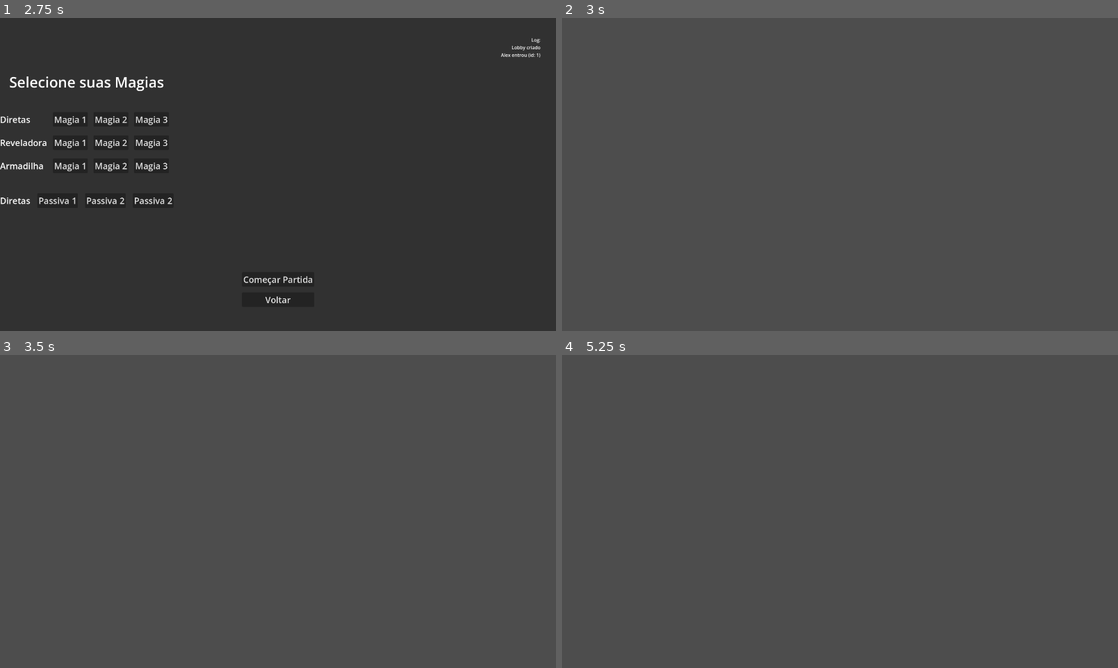
Above: before the commit, frames 1-4 (two rows, left to right).
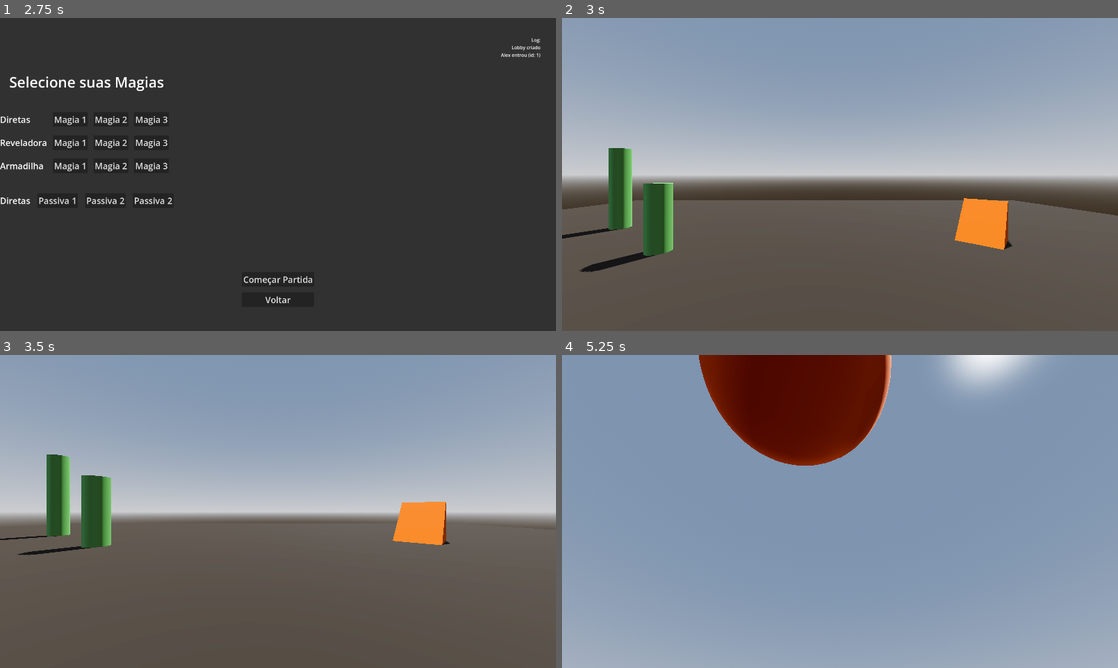
Above: after the commit, the same moments.

Repository: Isaaa43/Saudavel-e-Balanceado
Game: Godot game, scene res://cenas/main_game.tscn
Two runs of this game, one before a commit and one after it. Both use one fixed random seed, a clock stepped at 60 frames per second and the inputs below.
Inputs (mouse positions are in pixels of both pictures, inside the frame that each line leads up to):
- Up to frame 1 (2.75 s): click (278, 224) at 0.52 s; type "Alex" at 0.6 s; click "Jogar" at 1.25 s; click "Host" at 2 s
- Up to frame 2 (3 s): click "Começar Partida" at 2.75 s
- Up to frame 3 (3.5 s): no input
- Up to frame 4 (5.25 s): move the mouse to (962, 495) at 3.52 s; hold D (direita) 3.53-4.28 s; click (962, 495) at 3.6 s; tap Space (pular) at 3.77, 4.52 s; move the mouse to (728, 527) at 4.27 s; hold S (tras) 4.28-5.03 s; click (728, 527) at 4.35 s; move the mouse to (895, 442) at 5.02 s; hold D (direita) from 5.03 s (still down); click (895, 442) at 5.1 s

Frame 1 is identical in both runs. In frame 2, 59% of the frame differs, in the area x 0-100%, y 0-82%; in frame 3, 57%; in frame 4, 100%, in the area x 0-100%, y 0-100%.
Error before the commit: Invalid assignment of property or key 'dados_jogador' with value of type 'Resource (DadosJogador)' on a base object of type 'CharacterBody3D (Jogador)'. (res:/…

Commit message:
Criado lancamento de feitico online
criado feitiço de forma modular, para ser lançado através do servidor

Diff:
--- a/luta-magos/cenas/game/characters/jogador.tscn
+++ b/luta-magos/cenas/game/characters/jogador.tscn
@@ -2,6 +2,10 @@
 
 [ext_resource type="Script" uid="uid://3oy0uv3417rj" path="res://scripts/game/characters/jogador.gd" id="1_30vjq"]
 [ext_resource type="Script" uid="uid://cedl4qy6fkjy3" path="res://scripts/game/characters/camera.gd" id="2_s5tbn"]
+[ext_resource type="Script" uid="uid://dofbbhfx4m25a" path="res://scripts/game/characters/lancador_feiticos.gd" id="3_qf517"]
+[ext_resource type="Script" uid="uid://5lvt35ei2u2l" path="res://scripts/game/feiticos/registro_feiticos.gd" id="4_s8iyn"]
+[ext_resource type="Script" uid="uid://dnavupkg51wgc" path="res://scripts/game/feiticos/feitico_definicao.gd" id="5_8vvjh"]
+[ext_resource type="Resource" uid="uid://c4ct5q6ves50i" path="res://feiticos/BolaFogo/FD_bola_fogo.tres" id="6_ytj1x"]
 
 [sub_resource type="CapsuleShape3D" id="CapsuleShape3D_jbwqc"]
 
@@ -14,13 +18,6 @@
 
 [sub_resource type="StandardMaterial3D" id="StandardMaterial3D_qf517"]
 albedo_color = Color(0.9298859, 0.430138, 0, 1)
-
-[sub_resource type="CylinderMesh" id="CylinderMesh_s5tbn"]
-top_radius = 0.0
-bottom_radius = 0.2
-height = 0.3
-radial_segments = 8
-rings = 3
 
 [sub_resource type="SceneReplicationConfig" id="SceneReplicationConfig_s5tbn"]
 properties/0/path = NodePath(".:position")
@@ -55,6 +52,17 @@
 jogador = NodePath("../..")
 cabeca = NodePath("../CabecaPivot")
 
+[node name="LancadorFeiticos" type="Node3D" parent="Cabeca/Camera3D" unique_id=1643112298 node_paths=PackedStringArray("spell_registry")]
+transform = Transform3D(1, 0, 0, 0, 1, 0, 0, 0, 1, 0, 0, -1)
+script = ExtResource("3_qf517")
+spell_registry = NodePath("RegFeiticos")
+
+[node name="RegFeiticos" type="Node" parent="Cabeca/Camera3D/LancadorFeiticos" unique_id=1761984231]
+script = ExtResource("4_s8iyn")
+feiticos = Dictionary[String, ExtResource("5_8vvjh")]({
+"BolaFogo": ExtResource("6_ytj1x")
+})
+
 [node name="CabecaPivot" type="Node3D" parent="Cabeca" unique_id=2010991378]
 transform = Transform3D(1, 0, 0, 0, 1, 0, 0, 0, 1, 0, 0, -0.15)
 
--- a/luta-magos/cenas/game/game_adm.tscn
+++ b/luta-magos/cenas/game/game_adm.tscn
@@ -3,6 +3,10 @@
 [ext_resource type="Script" uid="uid://bxvj6lh72p8f" path="res://scripts/game/game_adm.gd" id="1_3lst8"]
 [ext_resource type="Script" uid="uid://bmrb05718ew1j" path="res://scripts/network/jogadores_adm.gd" id="2_j0w0j"]
 [ext_resource type="PackedScene" uid="uid://cydaaeay0mfes" path="res://cenas/game/mapas/mapa_teste.tscn" id="3_viw2k"]
+[ext_resource type="Script" uid="uid://dtnujgqdx58ih" path="res://scripts/game/feiticos/feiticos_adm.gd" id="4_j0w0j"]
+[ext_resource type="Script" uid="uid://5lvt35ei2u2l" path="res://scripts/game/feiticos/registro_feiticos.gd" id="5_e2ubu"]
+[ext_resource type="Script" uid="uid://dnavupkg51wgc" path="res://scripts/game/feiticos/feitico_definicao.gd" id="6_ewmxn"]
+[ext_resource type="Resource" uid="uid://c4ct5q6ves50i" path="res://feiticos/BolaFogo/FD_bola_fogo.tres" id="7_p8iwo"]
 
 [node name="GameAdm" type="Node" unique_id=773607251]
 script = ExtResource("1_3lst8")
@@ -20,4 +24,17 @@
 
 [node name="MapaTeste" parent="MapaAdm" unique_id=13285931 instance=ExtResource("3_viw2k")]
 
-[node name="FeiticosAdm" type="Node" parent="." unique_id=783007562]
+[node name="FeiticosAdm" type="Node" parent="." unique_id=783007562 node_paths=PackedStringArray("spell_registry")]
+script = ExtResource("4_j0w0j")
+spell_registry = NodePath("FeiticoReg")
+
+[node name="MultiplayerSpawnerFeiticos" type="MultiplayerSpawner" parent="FeiticosAdm" unique_id=779446714]
+spawn_path = NodePath("../Feiticos")
+
+[node name="Feiticos" type="Node" parent="FeiticosAdm" unique_id=813403175]
+
+[node name="FeiticoReg" type="Node" parent="FeiticosAdm" unique_id=802382489]
+script = ExtResource("5_e2ubu")
+feiticos = Dictionary[String, ExtResource("6_ewmxn")]({
+"BolaFogo": ExtResource("7_p8iwo")
+})
--- /dev/null
+++ b/luta-magos/feiticos/BolaFogo/FD_bola_fogo.tres
@@ -0,0 +1,11 @@
+[gd_resource type="Resource" script_class="FeiticoDefinicao" format=3 uid="uid://c4ct5q6ves50i"]
+
+[ext_resource type="PackedScene" uid="uid://bkkbtsjf58c46" path="res://feiticos/BolaFogo/FS_bola_fogo.tscn" id="1_p0m5y"]
+[ext_resource type="Script" uid="uid://dnavupkg51wgc" path="res://scripts/game/feiticos/feitico_definicao.gd" id="1_toj36"]
+
+[resource]
+script = ExtResource("1_toj36")
+feitico_id = "BolaFogo"
+nome = "Bola de Fogo"
+feitico_scene = ExtResource("1_p0m5y")
+metadata/_custom_type_script = "uid://dnavupkg51wgc"
--- /dev/null
+++ b/luta-magos/feiticos/BolaFogo/FS_bola_fogo.tscn
@@ -0,0 +1,25 @@
+[gd_scene format=3 uid="uid://bkkbtsjf58c46"]
+
+[ext_resource type="Script" uid="uid://b1q8h64xwtalr" path="res://feiticos/BolaFogo/F_bola_fogo.gd" id="1_3cup7"]
+
+[sub_resource type="SphereMesh" id="SphereMesh_k3kbq"]
+
+[sub_resource type="StandardMaterial3D" id="StandardMaterial3D_3cup7"]
+albedo_color = Color(0.98263913, 0.34806895, 0, 1)
+
+[sub_resource type="SphereShape3D" id="SphereShape3D_fn0gy"]
+radius = 0.55833286
+
+[node name="FS_BolaFogo" type="Node3D" unique_id=1296584297]
+script = ExtResource("1_3cup7")
+
+[node name="MeshInstance3D" type="MeshInstance3D" parent="." unique_id=1965752395]
+mesh = SubResource("SphereMesh_k3kbq")
+surface_material_override/0 = SubResource("StandardMaterial3D_3cup7")
+
+[node name="Area3D" type="Area3D" parent="." unique_id=1555616760]
+
+[node name="CollisionShape3D" type="CollisionShape3D" parent="Area3D" unique_id=1614252506]
+shape = SubResource("SphereShape3D_fn0gy")
+
+[connection signal="body_entered" from="Area3D" to="." method="_on_body_entered"]
--- /dev/null
+++ b/luta-magos/feiticos/BolaFogo/F_bola_fogo.gd
@@ -0,0 +1,60 @@
+extends Feitico
+
+@export var speed: float = 2.0
+@export var damage: float = 25.0
+@export var lifetime: float = 4.0
+
+var _elapsed: float = 0.0
+
+func _ready() -> void:
+
+	#feitico_id = ""
+	#nome = ""
+	#feitico_tipo = Tipo.INSTANTANEO
+#
+	#criador = null
+	#alvo = null
+#
+	#posicao_inicial = Vector3.ZERO
+	#direcao = Vector3.ZERO
+
+	#var fe := FeiticoEfeito.new()
+	#efeitos.append(fe)
+
+	pass
+
+
+## Cria a magia, antes de lancar
+func criar() -> void:
+	look_at(direcao, Vector3.UP)
+	global_position = direcao
+
+## Lanca a magia
+func lancar() -> void:
+	criar()
+	pass
+
+## Ao colidir com objetos
+func colidir() -> void:
+	pass
+
+## Ao acertar um objeto
+func acertar() -> void:
+	pass
+
+## Aplicar os efeitos do feitico no alvo
+func aplicar_efeito() -> void:
+	pass
+
+func _physics_process(delta: float) -> void:
+	_elapsed += delta
+	global_position += direcao * speed * delta
+	if _elapsed >= lifetime:
+		queue_free()
+
+func _on_body_entered(body: Node3D) -> void:
+	if body == criador:
+		return
+	if body.has_method("take_damage"):
+		print(body, " levou %d de " % damage, criador)
+	#queue_free()
--- a/luta-magos/project.godot
+++ b/luta-magos/project.godot
@@ -40,6 +40,7 @@
 "res://cenas/game/": "purple",
 "res://cenas/game/UI/": "green",
 "res://cenas/menus/": "yellow",
+"res://feiticos/": "purple",
 "res://mods/": "gray",
 "res://scripts/": "blue",
 "res://scripts/game/": "purple",
--- a/luta-magos/scripts/game/characters/jogador.gd
+++ b/luta-magos/scripts/game/characters/jogador.gd
@@ -2,6 +2,9 @@
 class_name Jogador
 
 @onready var camera_3d: Camera3D = $Cabeca/Camera3D
+@onready var lancador_feiticos: LancadorFeiticos = $Cabeca/Camera3D/LancadorFeiticos
+
+var dados_jogador : DadosJogador
 
 const SPEED = 5.0
 const JUMP_VELOCITY = 4.5
@@ -16,7 +19,9 @@
 	set_multiplayer_authority(str(name).to_int())
 	print("Jogador %s  is_auth? " % name, is_multiplayer_authority())
 
+
 func _ready() -> void:
+	# se nao for este computador controlando esse nodo, desligue esse nodo
 	if not is_multiplayer_authority():
 		_turn_off(self)
 		_turn_off(camera_3d)
--- /dev/null
+++ b/luta-magos/scripts/game/characters/lancador_feiticos.gd
@@ -0,0 +1,53 @@
+class_name LancadorFeiticos
+extends Node3D
+
+@export var spell_registry: RegistroFeiticos
+
+var _cooldowns: Dictionary = {}
+
+func _input(event: InputEvent) -> void:
+	if Input.is_action_just_pressed("acao"):
+		cast_spell("BolaFogo", global_position)
+
+func _process(delta: float) -> void:
+	for id in _cooldowns:
+		_cooldowns[id] = maxf(0.0, _cooldowns[id] - delta)
+
+# Main entry point — call this locally AND replicate over network
+func cast_spell(spell_id: String, target_pos: Vector3, target_node: Node3D = null) -> void:
+	NetworkClient.lancar_feitico(spell_id, target_pos, target_node)
+	#
+	#var definition = spell_registry.get_feitico(spell_id)
+	#if not definition or _cooldowns.get(spell_id, 0.0) > 0.0:
+		#return
+#
+	#_cooldowns[spell_id] = definition.cooldown
+#
+#
+	#var spell: Feitico = definition.feitico_scene.instantiate()
+	##get_tree().current_scene.add_child(spell)
+	#add_child(spell)
+#
+	#spell.feitico_id       = spell_id
+	#spell.criador         = get_parent()
+	#spell.direcao = target_pos
+	#spell.alvo    = target_node
+#
+	#spell.lancar()
+
+# Serialize to send over ENet
+func build_cast_packet(spell_id: String, target_pos: Vector3) -> Dictionary:
+	return {
+		"type":       "cast",
+		"spell_id":   spell_id,
+		"caster_id":  get_parent().name,
+		"target_pos": { "x": target_pos.x, "y": target_pos.y, "z": target_pos.z },
+	}
+
+# Reconstruct and cast from a received packet
+func cast_from_packet(packet: Dictionary) -> void:
+	var pos = packet["target_pos"]
+	cast_spell(
+		packet["spell_id"],
+		Vector3(pos["x"], pos["y"], pos["z"])
+	)
--- /dev/null
+++ b/luta-magos/scripts/game/feiticos/feitico.gd
@@ -0,0 +1,41 @@
+@abstract
+class_name Feitico
+extends Node3D
+
+var feitico_id : String = ""
+var nome: String = ""
+var feitico_tipo : Tipo = Tipo.INSTANTANEO
+
+var criador : Node = null
+var alvo : Node = null
+
+var posicao_inicial := Vector3.ZERO
+var direcao := Vector3.ZERO
+
+var efeitos : Array[FeiticoEfeito] = []
+
+enum Tipo {
+	INSTANTANEO,
+	POSICIONADO,
+	EFEITO
+}
+
+## Cria a magia, antes de lancar
+func criar() -> void:
+	pass
+
+## Lanca a magia
+func lancar() -> void:
+	pass
+
+## Ao colidir com objetos
+func colidir() -> void:
+	pass
+
+## Ao acertar um objeto
+func acertar() -> void:
+	pass
+
+## Aplicar os efeitos do feitico no alvo
+func aplicar_efeito() -> void:
+	pass
--- /dev/null
+++ b/luta-magos/scripts/game/feiticos/feitico_definicao.gd
@@ -0,0 +1,10 @@
+class_name FeiticoDefinicao
+extends Resource
+
+@export var feitico_id: String = ""
+
+@export var nome: String = ""
+@export var cooldown: float = 1.0
+@export var custo: float = 10.0
+
+@export var feitico_scene: PackedScene
--- /dev/null
+++ b/luta-magos/scripts/game/feiticos/feitico_efeito.gd
@@ -0,0 +1,3 @@
+@abstract
+class_name FeiticoEfeito
+extends Node
--- /dev/null
+++ b/luta-magos/scripts/game/feiticos/feiticos_adm.gd
@@ -0,0 +1,24 @@
+extends Node
+
+@onready var feiticos: Node = $Feiticos
+
+@export var spell_registry: RegistroFeiticos
+
+func _ready() -> void:
+	NetworkClient.spawn_feitico.connect(_spawnar_feitico)
+
+func _spawnar_feitico(feitico_id : String, target_pos: Vector3) -> void:
+
+	var definition = spell_registry.get_feitico(feitico_id)
+	if not definition: return
+
+	var spell: Feitico = definition.feitico_scene.instantiate()
+	#get_tree().current_scene.add_child(spell)
+	feiticos.add_child(spell)
+
+	spell.feitico_id       = feitico_id
+	spell.criador         = get_parent()
+	spell.direcao = target_pos
+	spell.alvo    = null
+
+	spell.lancar()
--- /dev/null
+++ b/luta-magos/scripts/game/feiticos/registro_feiticos.gd
@@ -0,0 +1,10 @@
+class_name RegistroFeiticos
+extends Node
+
+@export var feiticos : Dictionary[String, FeiticoDefinicao] = {}
+
+func add_feitico(feitico_id: String, feitico_def : FeiticoDefinicao) -> void:
+	feiticos[feitico_id] = feitico_def
+
+func get_feitico(feitico_id: String) -> FeiticoDefinicao:
+	return feiticos.get(feitico_id, null)
--- a/luta-magos/scripts/network/autoloads/network_client.gd
+++ b/luta-magos/scripts/network/autoloads/network_client.gd
@@ -37,3 +37,13 @@
 # -----------------------------------------------------------------------------
 # Partida
 # -----------------------------------------------------------------------------
+signal spawn_feitico(feitico_id : String, target_pos : Vector3)
+
+func lancar_feitico(feitico_id : String, target_pos : Vector3, target_node) -> void:
+	NetworkServer.jogador_lancar_feitico.rpc_id(Network.SERVER_ID, feitico_id, target_pos)
+
+
+
+@rpc("authority", "call_local", "reliable")
+func spawnar_feitico(feitico_id : String, target_pos : Vector3) -> void:
+	emit_signal("spawn_feitico", feitico_id, target_pos)
--- a/luta-magos/scripts/network/autoloads/network_server.gd
+++ b/luta-magos/scripts/network/autoloads/network_server.gd
@@ -98,3 +98,11 @@
 		await get_tree().create_timer(0.2).timeout
 	#TODO: Network.server_disconnected ?
 	TrocaCenaTemp.go_to_menu_inicial()
+
+
+@rpc("any_peer", "call_local", "reliable")
+func jogador_lancar_feitico(feitico_id : String, target_pos : Vector3) -> void:
+	if not multiplayer.is_server(): return
+
+	for peer_id : int in dados_jogador_por_peer_id.keys():
+		NetworkClient.spawnar_feitico.rpc_id(peer_id, feitico_id, target_pos)
Not shown, added: luta-magos/feiticos/BolaFogo/F_bola_fogo.gd.uid
Not shown, added: luta-magos/scripts/game/characters/lancador_feiticos.gd.uid
Not shown, added: luta-magos/scripts/game/feiticos/feitico.gd.uid
Not shown, added: luta-magos/scripts/game/feiticos/feitico_definicao.gd.uid
Not shown, added: luta-magos/scripts/game/feiticos/feitico_efeito.gd.uid
Not shown, added: luta-magos/scripts/game/feiticos/feiticos_adm.gd.uid
Not shown, added: luta-magos/scripts/game/feiticos/registro_feiticos.gd.uid
